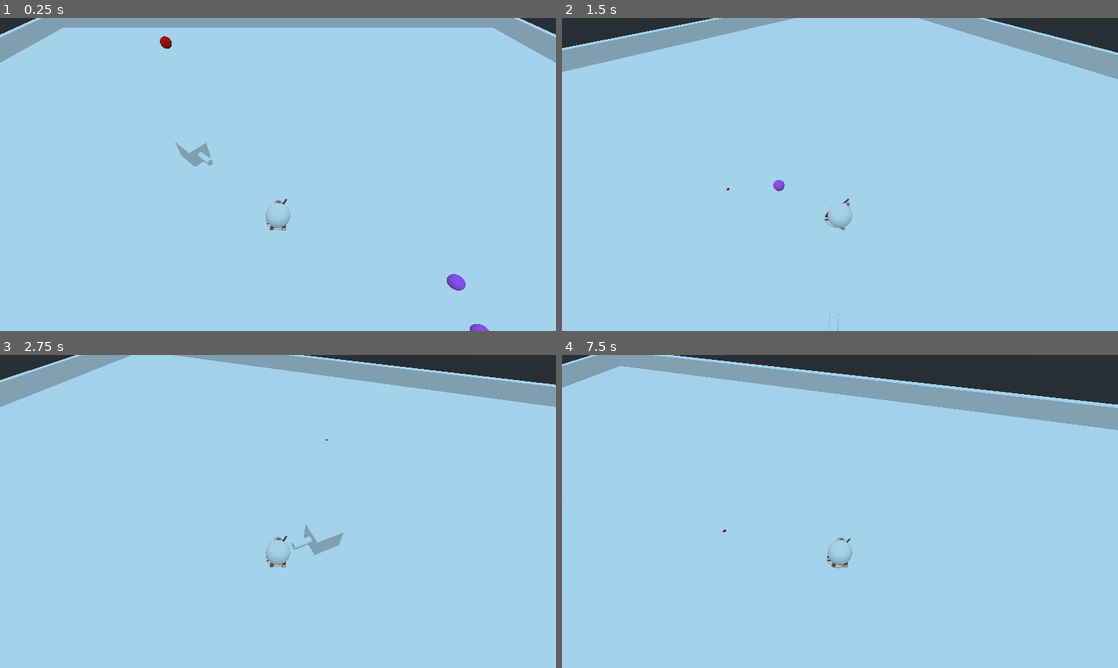
Above: before the commit, frames 1-4 (two rows, left to right).
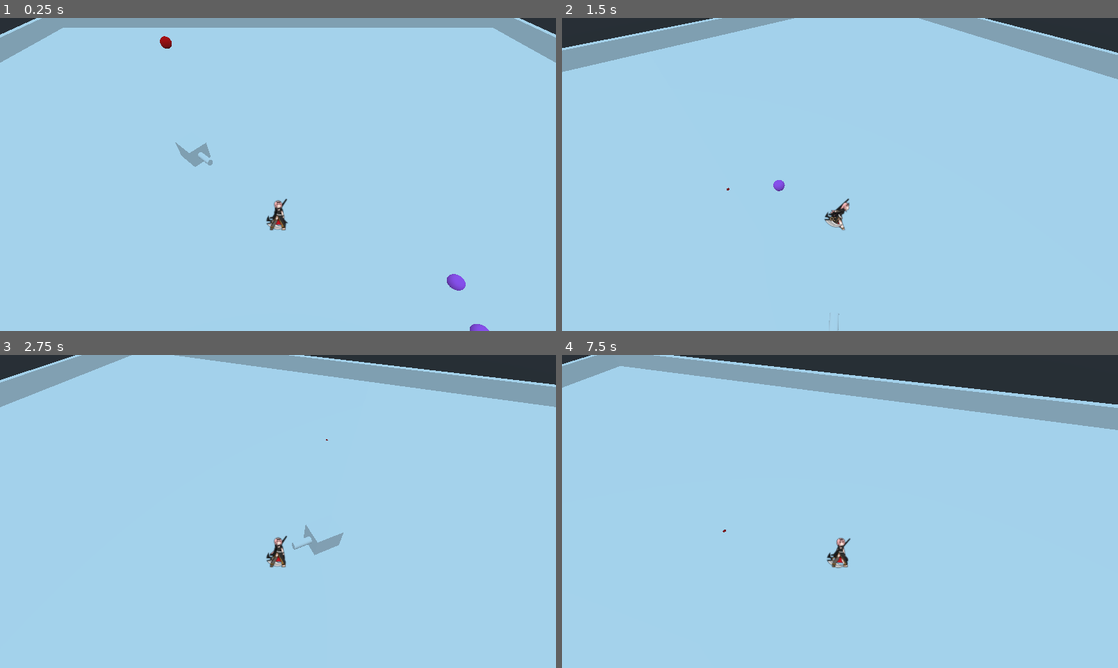
Above: after the commit, the same moments.

Repository: jeyao14/ProjectAeronautica
Game: Godot game, scene res://World/test_level.tscn
The game is run twice, just before and just after one commit, with the same random seed, the same clock (stepped at 60 frames per second) and the same inputs. Before the commit the project starts from res://World/Spatial.tscn.
Inputs (mouse positions are in pixels of both pictures, inside the frame that each line leads up to):
- Up to frame 1 (0.25 s): no input
- Up to frame 2 (1.5 s): move the mouse to (962, 158) at 0.52 s; hold E (c_rotate_right) 0.53-1.28 s; tap Shift (dodgeroll) at 0.6 s; move the mouse to (728, 190) at 1.27 s; hold S (move_back) from 1.28 s (still down); click (728, 190) at 1.35 s
- Up to frame 3 (2.75 s): move the mouse to (333, 442) at 2.02 s; release S (move_back) at 2.03 s; hold E (c_rotate_right) from 2.03 s (still down); tap 1 (swap_character_1) at 2.1 s
- Up to frame 4 (7.5 s): move the mouse to (812, 574) at 2.77 s; release E (c_rotate_right) at 2.78 s; hold W (move_forward) 2.78-3.53 s; tap 2 (swap_character_2) at 2.85 s; move the mouse to (1006, 558) at 3.52 s; hold Q (c_rotate_left) 3.53-5.03 s; tap 3 (swap_character_3) at 3.6 s; move the mouse to (673, 464) at 4.27 s; tap Space (use_ability) at 4.35 s; move the mouse to (867, 511) at 5.02 s; hold S (move_back) 5.03-5.78 s; tap Ctrl (use_ult) at 5.1 s; move the mouse to (756, 433) at 5.77 s; hold E (c_rotate_right) 5.78-6.53 s; tap Shift (dodgeroll) at 5.85 s; move the mouse to (962, 495) at 6.52 s; press the mouse at (962, 495) at 6.53 s; hold W (move_forward) 6.53-7.28 s; move the mouse to (728, 527) at 7.27 s; release the mouse at (728, 527) at 7.28 s; hold E (c_rotate_right) from 7.28 s (still down); tap 1 (swap_character_1) at 7.35 s

The runs differ from the first frame. In frame 1, 0.2% of the frame differs, in the area x 47-53%, y 59-68%; in frame 2, 0.2%; in frame 3, 0.2%; in frame 4, 0.2%.

Commit message:
renamed spatial to test_level

Diff:
--- a/src/Characters/Shared/BulletSpawner.gd
+++ b/src/Characters/Shared/BulletSpawner.gd
@@ -5,7 +5,7 @@
 export(int) var burst_count = 0
 export(int) var ammocount =  0
 var burst_timer = .1 setget set_burst_timer
-var cooldown = 1 setget set_cooldown
+export var cooldown = 1 setget set_cooldown
 
 onready var BULLET_GROUP = $BulletGroup
 onready var COOLDOWN = $CooldownTimer
--- a/src/Characters/Shared/BulletSpawner.tscn
+++ b/src/Characters/Shared/BulletSpawner.tscn
@@ -8,7 +8,9 @@
 script = ExtResource( 1 )
 
 [node name="MeshInstance" type="MeshInstance" parent="."]
+visible = false
 mesh = SubResource( 1 )
+material/0 = null
 
 [node name="BulletGroup" type="Node" parent="."]
 
--- a/src/World/Spatial.tscn
+++ b/src/World/test_level.tscn
@@ -1,9 +1,9 @@
 [gd_scene load_steps=8 format=2]
 
-[ext_resource path="res://Characters/Shared/CharacterHandler.tscn" type="PackedScene" id=1]
-[ext_resource path="res://Enemies/TestEnemy/TestEnemy.tscn" type="PackedScene" id=2]
-[ext_resource path="res://Characters/TestCharacter/TestProjectile.tscn" type="PackedScene" id=3]
-[ext_resource path="res://Characters/TestCharacter/TemplateTurret.tscn" type="PackedScene" id=5]
+[ext_resource path="res://Characters/TestCharacter/TemplateTurret.tscn" type="PackedScene" id=1]
+[ext_resource path="res://Characters/TestCharacter/TestProjectile.tscn" type="PackedScene" id=2]
+[ext_resource path="res://Enemies/TestEnemy/TestEnemy.tscn" type="PackedScene" id=3]
+[ext_resource path="res://Characters/Shared/CharacterHandler.tscn" type="PackedScene" id=4]
 
 [sub_resource type="CubeMesh" id=3]
 
@@ -22,6 +22,7 @@
 transform = Transform( 50, 0, 0, 0, 1, 0, 0, 0, 50, 0, -1.3434, 0 )
 mesh = SubResource( 3 )
 skeleton = NodePath("../../..")
+material/0 = null
 
 [node name="HitBox" type="CollisionShape" parent="Arena/Arena"]
 transform = Transform( 50, 0, 0, 0, 1.26163, 0, 0, 0, 50, 0, -1.80366, 0 )
@@ -35,6 +36,7 @@
 transform = Transform( 50, 0, 0, 0, 2.4767, 0, 0, 0, 0.57708, 0, 0, 0 )
 mesh = SubResource( 3 )
 skeleton = NodePath("../../..")
+material/0 = null
 
 [node name="CollisionShape" type="CollisionShape" parent="Arena/Spatial"]
 transform = Transform( 50, 0, 0, 0, 2.5, 0, 0, 0, 1, 0, 0, 0 )
@@ -48,6 +50,7 @@
 transform = Transform( 50, 0, 0, 0, 2.4767, 0, 0, 0, 0.57708, 0, 0, 0 )
 mesh = SubResource( 3 )
 skeleton = NodePath("../../..")
+material/0 = null
 
 [node name="CollisionShape" type="CollisionShape" parent="Arena/Spatial2"]
 transform = Transform( 50, 0, 0, 0, 2.5, 0, 0, 0, 1, 0, 0, 0 )
@@ -61,6 +64,7 @@
 transform = Transform( 50, 0, 0, 0, 2.4767, 0, 0, 0, 0.57708, 0, 0, 0 )
 mesh = SubResource( 3 )
 skeleton = NodePath("../../..")
+material/0 = null
 
 [node name="CollisionShape" type="CollisionShape" parent="Arena/Spatial3"]
 transform = Transform( 50, 0, 0, 0, 2.5, 0, 0, 0, 1, 0, 0, 0 )
@@ -74,23 +78,24 @@
 transform = Transform( 50, 0, 0, 0, 2.4767, 0, 0, 0, 0.57708, 0, 0, 0 )
 mesh = SubResource( 3 )
 skeleton = NodePath("../../..")
+material/0 = null
 
 [node name="CollisionShape" type="CollisionShape" parent="Arena/Spatial4"]
 transform = Transform( 50, 0, 0, 0, 2.5, 0, 0, 0, 1, 0, 0, 0 )
 shape = SubResource( 4 )
 
-[node name="Area" parent="." instance=ExtResource( 2 )]
+[node name="Area" parent="." instance=ExtResource( 3 )]
 transform = Transform( 1, 0, 0, 0, 1, 0, 0, 0, 1, -21, 0.826, -36.648 )
 
-[node name="KinematicBody" parent="." instance=ExtResource( 1 )]
+[node name="KinematicBody" parent="." instance=ExtResource( 4 )]
 
-[node name="Projectile" parent="." instance=ExtResource( 3 )]
+[node name="Projectile" parent="." instance=ExtResource( 2 )]
 transform = Transform( 1, 0, 0, 0, 1, 0, 0, 0, 1, 12, 0.817, 17.565 )
 
-[node name="Projectile2" parent="." instance=ExtResource( 3 )]
+[node name="Projectile2" parent="." instance=ExtResource( 2 )]
 transform = Transform( 1, 0, 0, 0, 1, 0, 0, 0, 1, 12, 0.817, 20.4083 )
 
-[node name="KinematicBody2" parent="." instance=ExtResource( 5 )]
+[node name="KinematicBody2" parent="." instance=ExtResource( 1 )]
 transform = Transform( 1, 0, 0, 0, 1, 0, 0, 0, 1.23049, -8.78869, 0.901168, -7.72448 )
 
 [editable path="KinematicBody"]
--- a/src/project.godot
+++ b/src/project.godot
@@ -27,7 +27,7 @@
 [application]
 
 config/name="Src"
-run/main_scene="res://World/Spatial.tscn"
+run/main_scene="res://World/test_level.tscn"
 config/icon="res://icon.png"
 
 [autoload]
